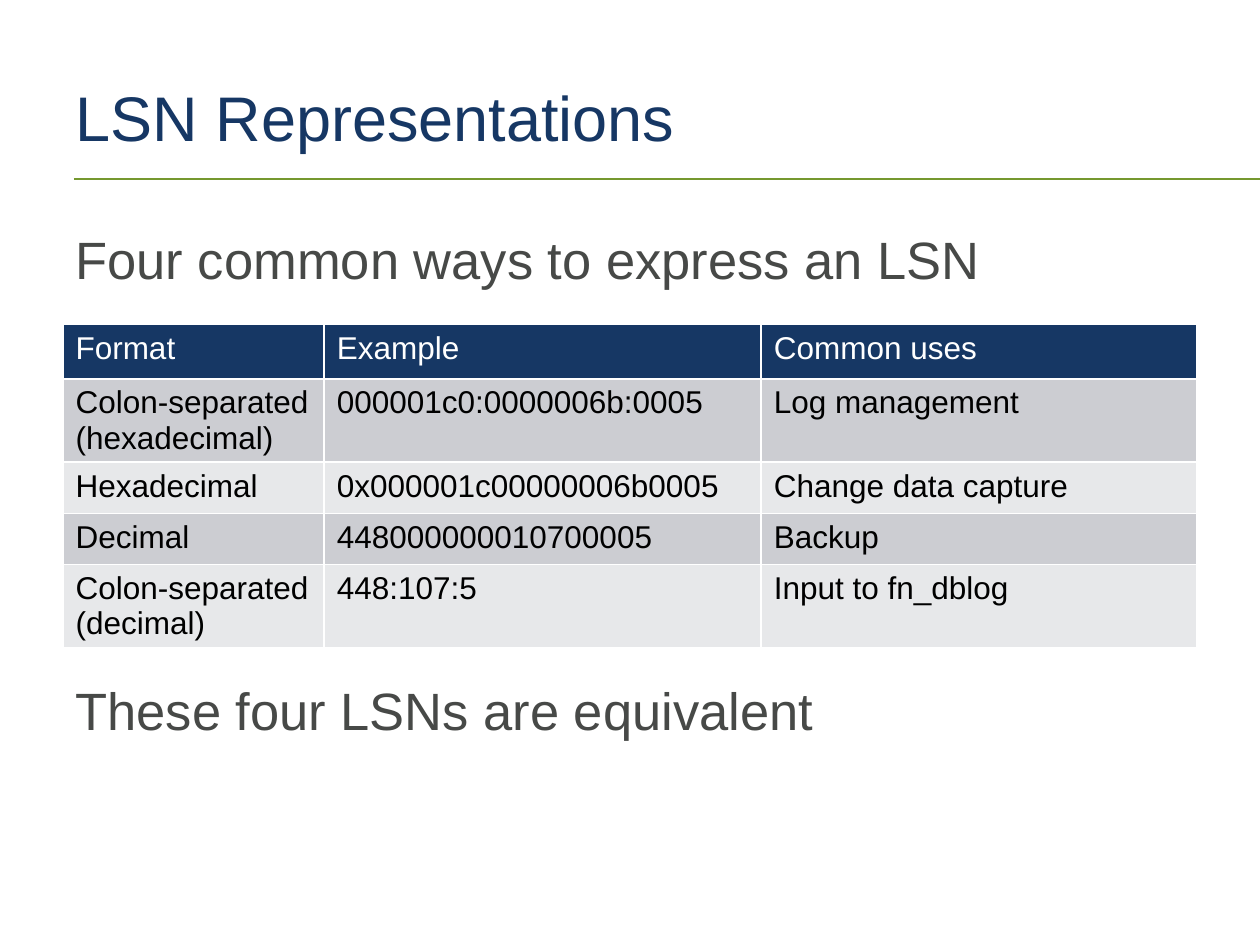
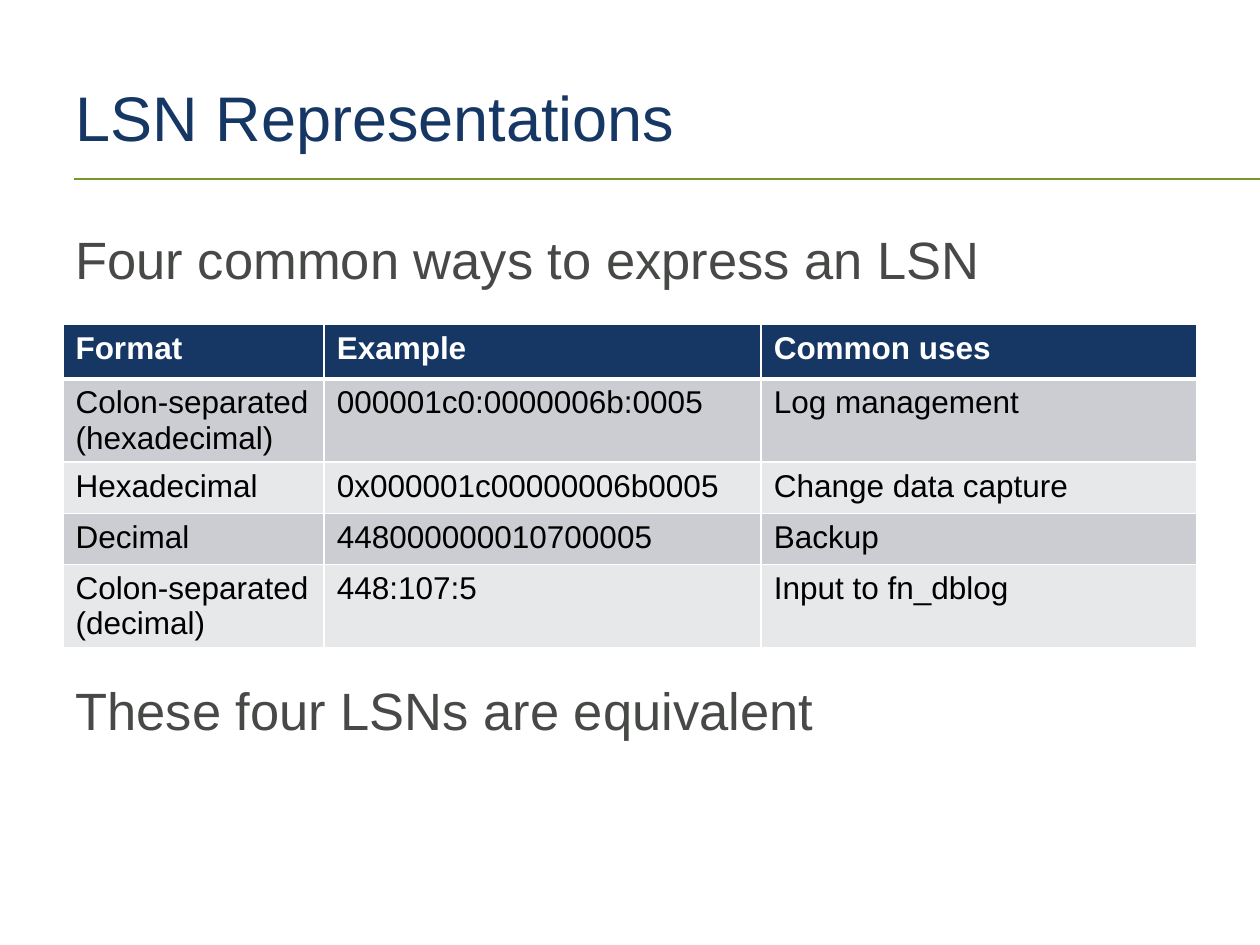
Before and after one commit to tf3604/LogFilePresentation, a slide deck: slide 22 of TransactionLog.pptx (slide 23 before the commit). Drawn at 1260x945 pixels with LibreOffice and Linux fonts; fonts in the diff are those of the drawing; background and template pictures are left out. Boxes give left, top, right and bottom in pixels: in the first picture for what was removed or moved away, otherwise in the second. Text is boxed around its words. In the diff, an @@ line names an element or a change of style, - is before the commit and + after.

```diff
--- a/TransactionLog.pptx
+++ b/TransactionLog.pptx
@@ table at (63,324,1197,658) @@
@@ bold on in "Format", "Example", "Common uses" @@
```
Also in this commit, not shown: 2 other slides changed, 2 slides removed.
